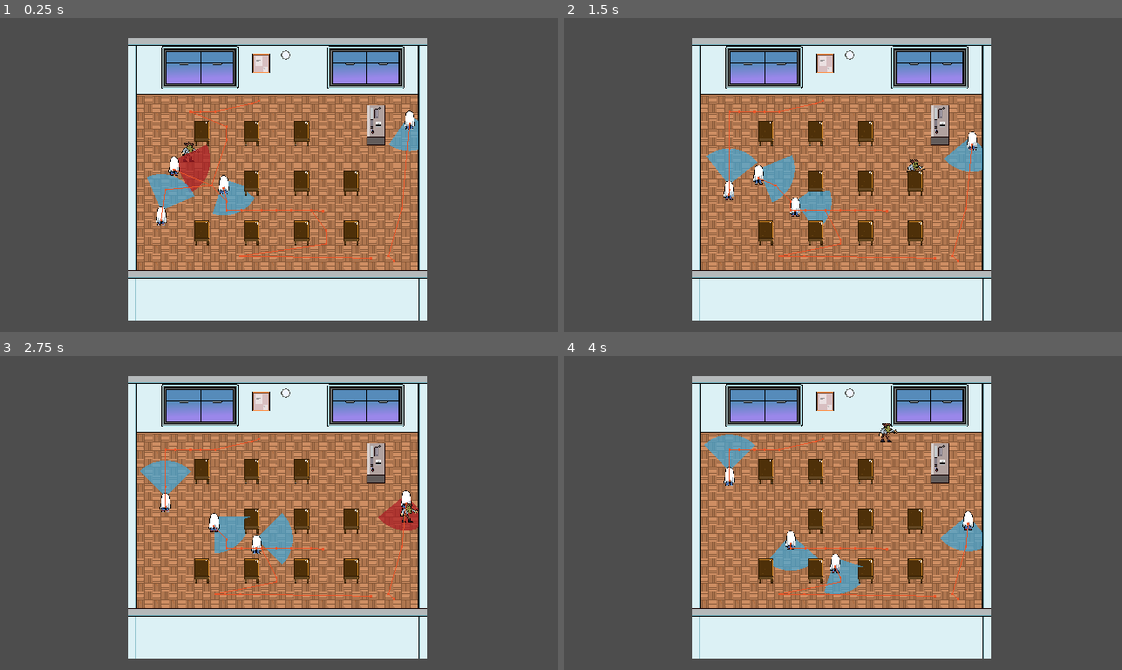
Above: before the commit, frames 1-4 (two rows, left to right).
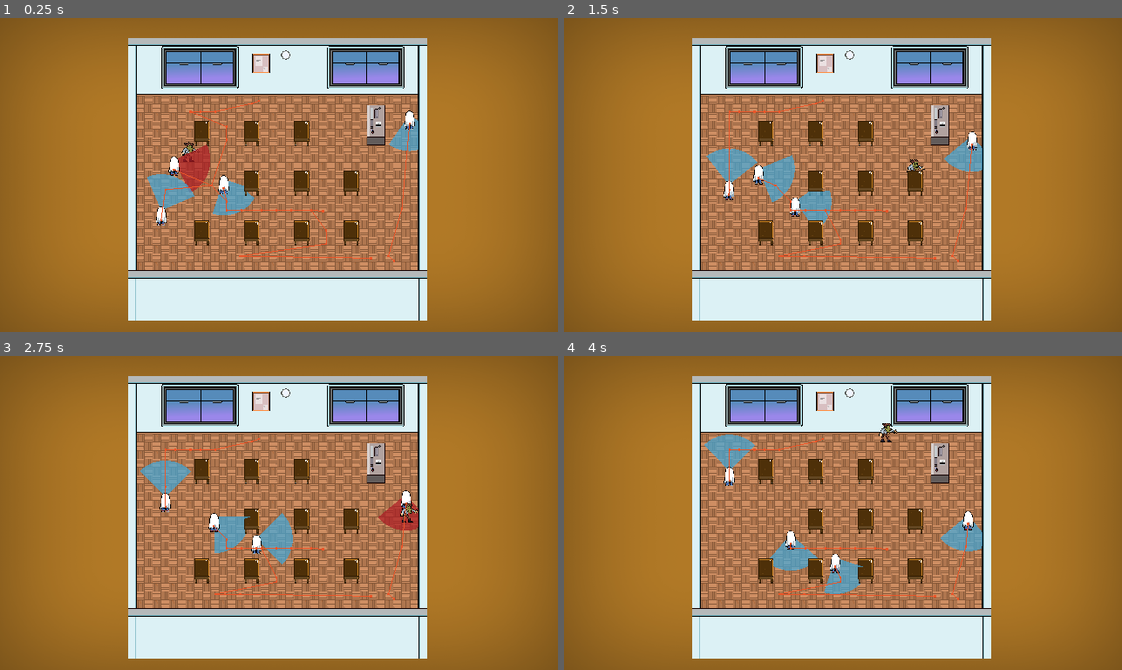
Above: after the commit, the same moments.

Repository: ErikTheBerik/2D-Spooky-Game-Jam-2024
Game: Godot game, scene res://Scenes/Classroom.tscn
Same seed, same stepped clock (60 frames per second), same inputs: the game is played once before the commit and once after it.
Inputs (mouse positions are in pixels of both pictures, inside the frame that each line leads up to):
- Up to frame 1 (0.25 s): no input
- Up to frame 2 (1.5 s): move the mouse to (965, 159) at 0.52 s; hold D (move_right) 0.53-1.28 s; move the mouse to (731, 190) at 1.27 s; hold S (move_down) from 1.28 s (still down)
- Up to frame 3 (2.75 s): move the mouse to (334, 443) at 2.02 s; release S (move_down) at 2.03 s; hold D (move_right) from 2.03 s (still down)
- Up to frame 4 (4 s): move the mouse to (815, 575) at 2.77 s; release D (move_right) at 2.78 s; hold W (move_up) 2.78-3.53 s; move the mouse to (1010, 560) at 3.52 s; hold A (move_left) from 3.53 s (still down)

The runs differ from the first frame. In frame 1, 52% of the frame differs, in the area x 0-100%, y 0-100%; in frame 2, 52%; in frame 3, 52%; in frame 4, 52%.

Commit message:
Background

Diff:
--- a/Scenes/Classroom.gdshader
+++ b/Scenes/Classroom.gdshader
@@ -1,3 +1,4 @@
+
 shader_type canvas_item;
 
 uniform vec3 color_one : source_color;
@@ -5,7 +6,7 @@
 
 uniform float angle = 20.0;
 uniform float line_count = 20.0;
-uniform float speed = 10.0;
+uniform float speed = 102.0;
 uniform float blur : hint_range(0.0, 2.0, 0);
 
 vec2 rotate(vec2 uv, float rotation_angle) {
--- a/Scenes/Classroom.tscn
+++ b/Scenes/Classroom.tscn
@@ -1,6 +1,7 @@
-[gd_scene load_steps=9 format=4 uid="uid://gjfjo506jri6"]
+[gd_scene load_steps=10 format=4 uid="uid://gjfjo506jri6"]
 
 [ext_resource type="Texture2D" uid="uid://c5fy5tp1f0icp" path="res://Assets/Tilesets/classroom tiles (1).png" id="1_d4c81"]
+[ext_resource type="Texture2D" uid="uid://c16xvxdtjcq1w" path="res://Scenes/Rectangle 1 (2).png" id="1_m3uch"]
 [ext_resource type="Texture2D" uid="uid://bkjgto2g3r7x1" path="res://Assets/Tilesets/Classroom props (3).png" id="2_2hjot"]
 [ext_resource type="PackedScene" uid="uid://k81xqo3a1aik" path="res://Scenes/PlayerCharacter.tscn" id="3_8sfow"]
 [ext_resource type="PackedScene" uid="uid://ly1x8u4hyifn" path="res://enemies/enemyGhost.tscn" id="4_tn13y"]
@@ -141,6 +142,12 @@
 y_sort_enabled = true
 navigation_polygon = SubResource("NavigationPolygon_pgwr2")
 
+[node name="Rectangle1(2)" type="Sprite2D" parent="."]
+z_index = -9
+position = Vector2(131.5, -121)
+scale = Vector2(1.63982, 1.42925)
+texture = ExtResource("1_m3uch")
+
 [node name="Camera2D" type="Camera2D" parent="."]
 position = Vector2(131, -120)
 zoom = Vector2(0.595, 0.595)
Binary file added: Scenes/Rectangle 1 (2).png
Not shown, added: Scenes/Rectangle 1 (2).png.import
